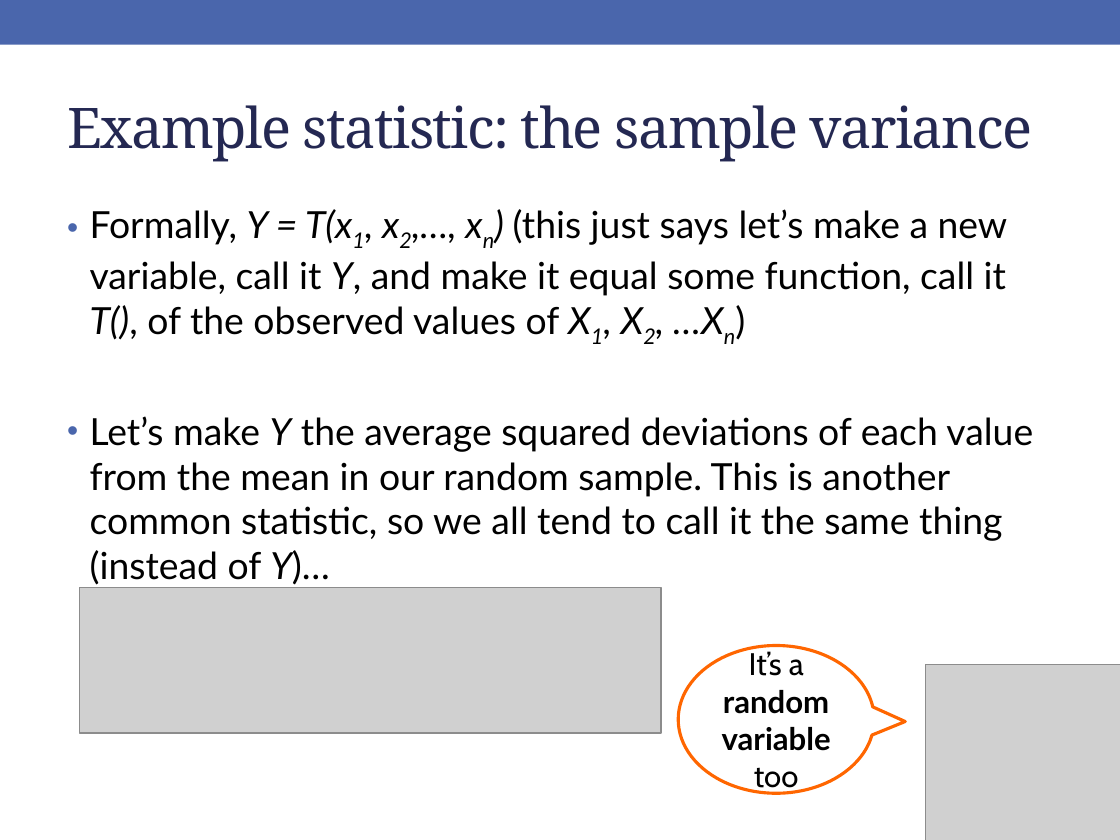
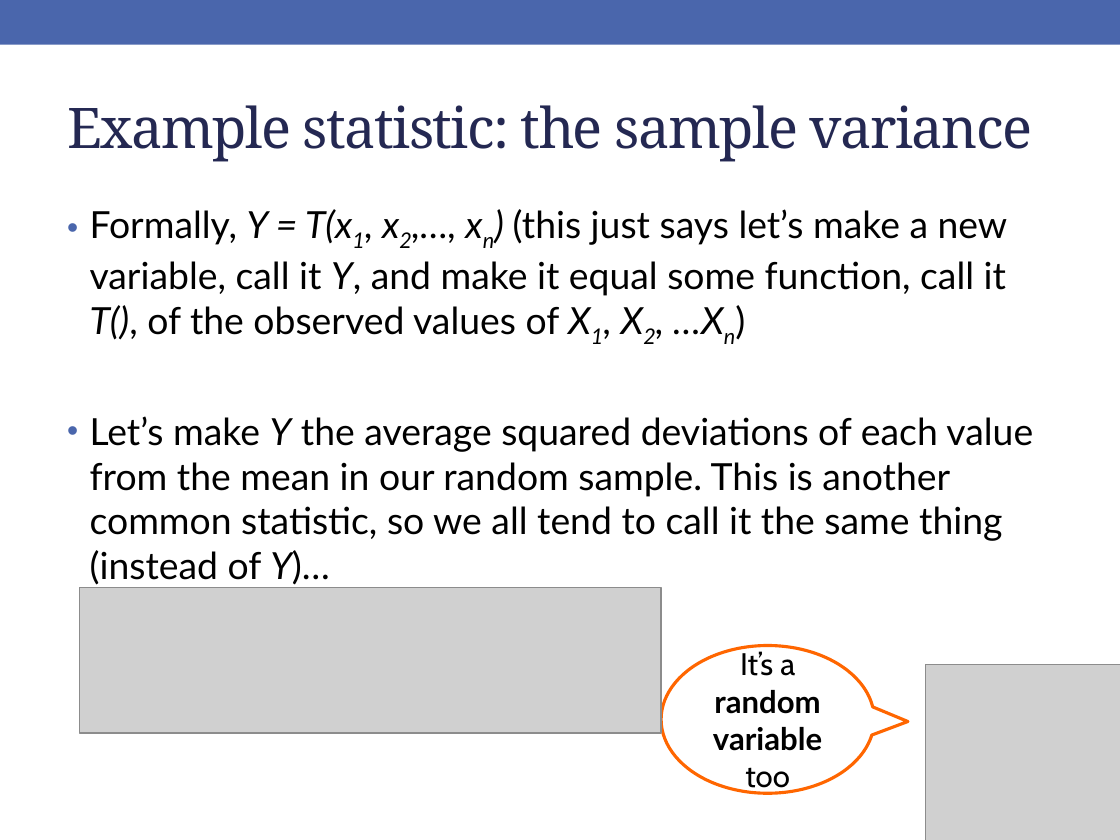
Before and after one commit to rebeccal/ohsu-math630, a slide deck: slide 19 of slides/cm042.pptx. Drawn at 1120x840 pixels with LibreOffice and Linux fonts; fonts in the diff are those of the drawing; grey boxes stand for pictures. Boxes give left, top, right and bottom in pixels: in the first picture for what was removed or moved away, otherwise in the second. Text is boxed around its words. In the diff, an @@ line names an element or a change of style, - is before the commit and + after.

```diff
--- a/slides/cm042.pptx
+++ b/slides/cm042.pptx
@@ speech bubble "It’s a random variable too": place and size @@
-speech bubble "It’s a random variable too" at <box>679,645,875,793</box>
+speech bubble "It’s a random variable too" at <box>661,645,874,793</box>
```
Also in this commit, not shown: 15 other slides changed, 4 other files.
